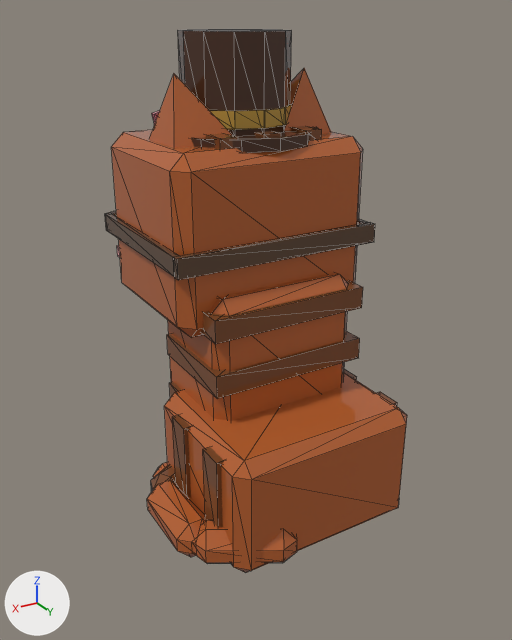
The glTF model assets/cat-cafe/exports/CatCafe_Cat_Gears_Sit.glb as it was, and as the next commit left it.
Before and after are seen from a 50 mm camera at (1.478, 2.396, 2.049) aimed at (0.092, 0.087, 0.894). Lighting does not change. The marker at lower left points along +X, +Y and +Z. The older version comes first. Mesh edges are drawn as thin lines. Vertices at exactly the same position are counted once.

Names of what the first picture shows: 'CatCafe_Cat_Gears_Sit_Body', 'CatCafe_Cat_Gears_Sit_EarL', 'CatCafe_Cat_Gears_Sit_EarR', 'CatCafe_Cat_Gears_Sit_Head', 'CatCafe_Cat_Gears_Sit_Prop', 'CatCafe_Cat_Gears_Sit_Prop2', 'CatCafe_Cat_Gears_Sit_Tail'.
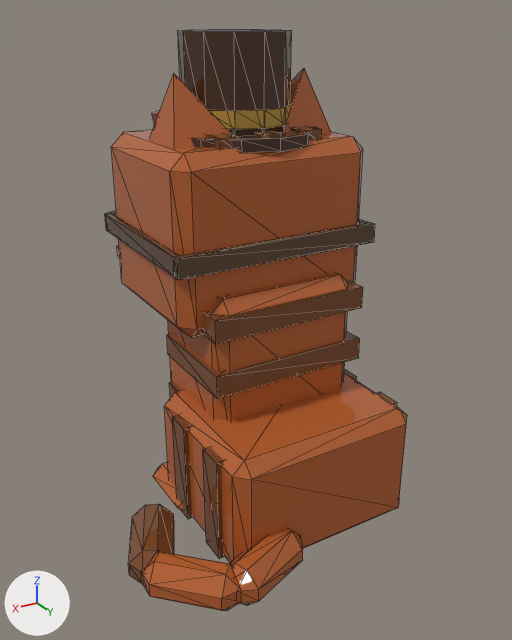
Location of each change, [x1, y1, x2, y2] in pixels of the pictures (512 x 640 px):
'CatCafe_Cat_Gears_Sit_Tail', reshaped: before [147, 465, 297, 564]; after [128, 504, 303, 611]

Edits to the bpy script that builds the scene:
```text
Change me_catcafe_cat_gears_sit_tail:
    used by ob_catcafe_cat_gears_sit_tail; location = (0.19, 0.513, 0.104)
    remove me_catcafe_cat_gears_sit_tail.from_pydata(...)  # 72 vertices, 132 faces; spans x -0.039..0.398, y -0.782..0.06, z -0.086..0.086
    add me_catcafe_cat_gears_sit_tail.from_pydata(...)  # 72 vertices, 132 faces; spans x -0.037..0.613, y -0.461..0.184, z -0.086..0.086
    me_catcafe_cat_gears_sit_tail part 1: 72 of 72 vertices moved; they spanned x -0.039..0.398, y -0.782..0.06, z -0.086..0.086 and now span x -0.037..0.613, y -0.461..0.184, z -0.086..0.086; mean shift (0.146, 0.288, 0.0)
```
